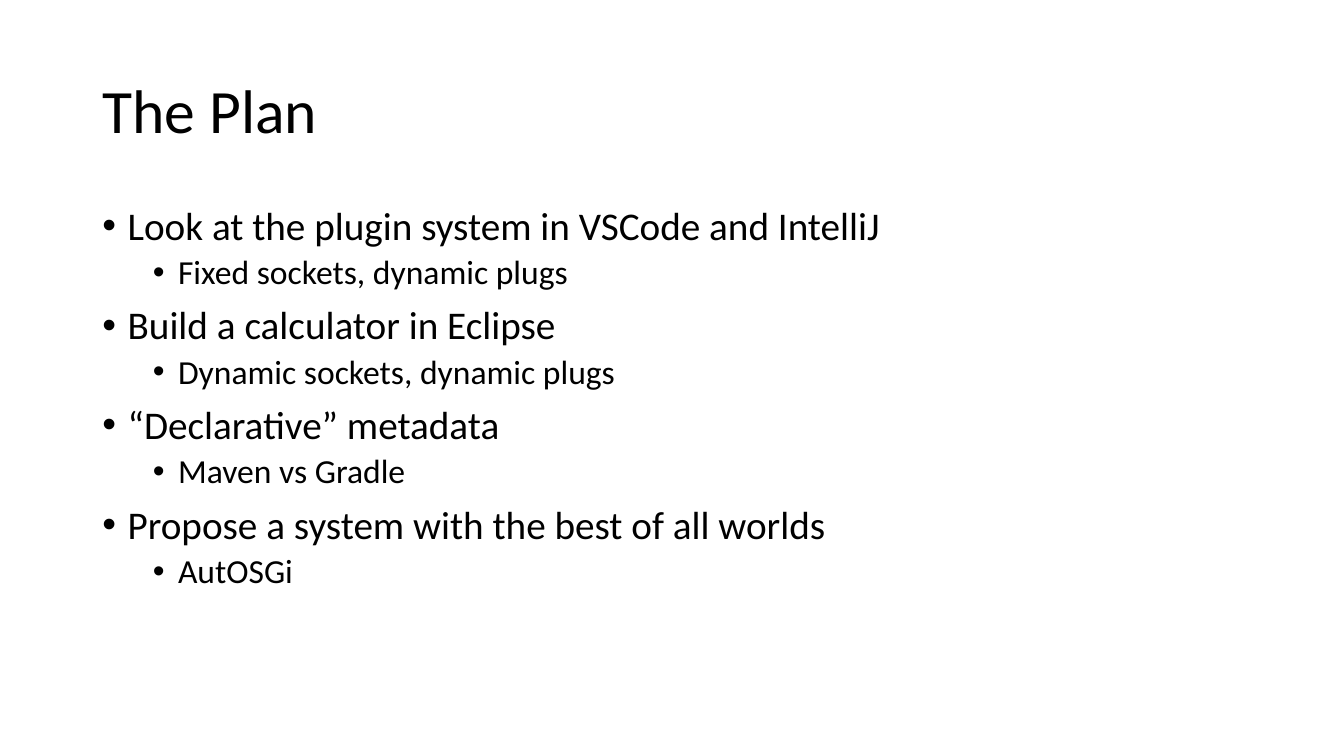
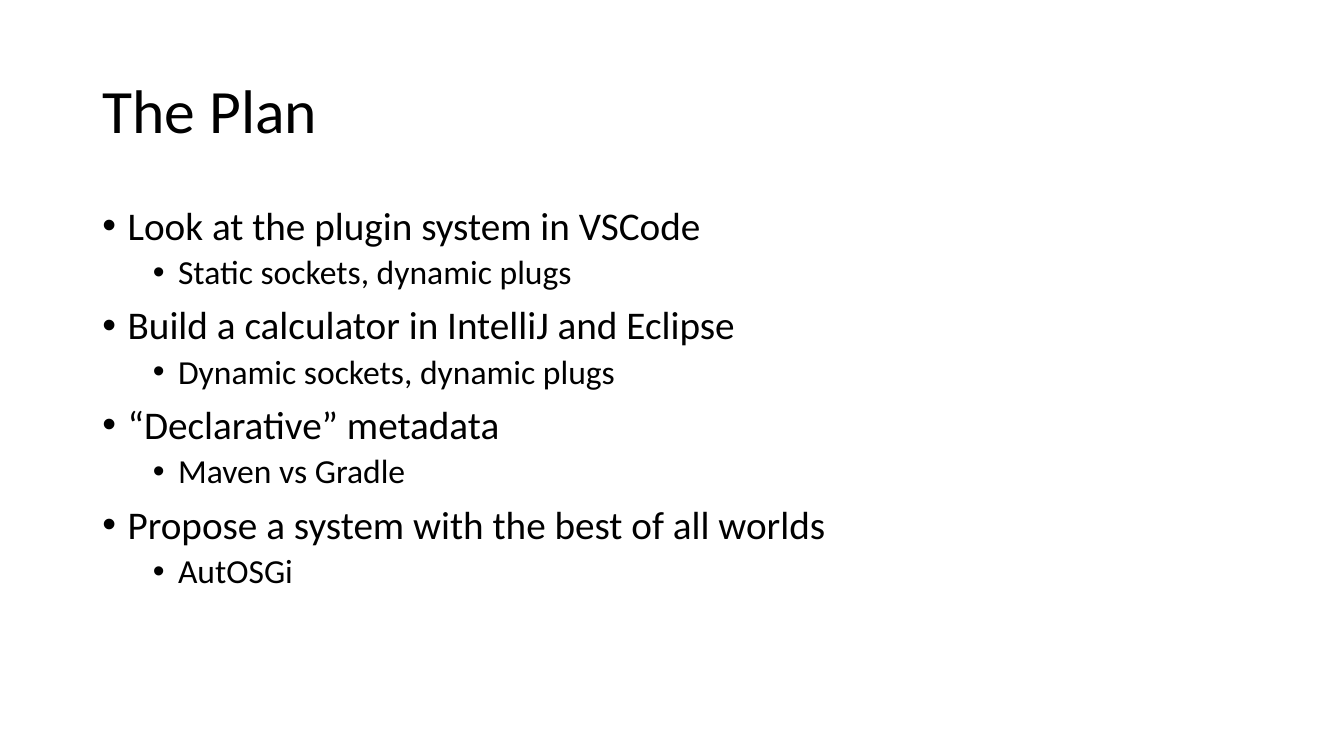
Before and after one commit to diffplug/sockets-and-plugs, a slide deck: slide 5 of Socket and Plugs.pptx. Drawn at 1344x756 pixels with LibreOffice and Linux fonts; fonts in the diff are those of the drawing. Boxes give left, top, right and bottom in pixels: in the first picture for what was removed or moved away, otherwise in the second. Text is boxed around its words. In the diff, an @@ line names an element or a change of style, - is before the commit and + after.

Commit message:
Added an IntelliJ example.

```diff
--- a/Socket and Plugs.pptx
+++ b/Socket and Plugs.pptx
@@ text at [128,212,734,346]: text changed @@
-• Look at the plugin system in VSCode and IntelliJ
-  • Fixed sockets, dynamic plugs
-• Build a calculator in Eclipse
+• Look at the plugin system in VSCode
+  • Static sockets, dynamic plugs
+• Build a calculator in IntelliJ and Eclipse
```
Also in this commit, not shown: 2 other slides changed, 3 slides added, 1 slide removed, 11 other files.
